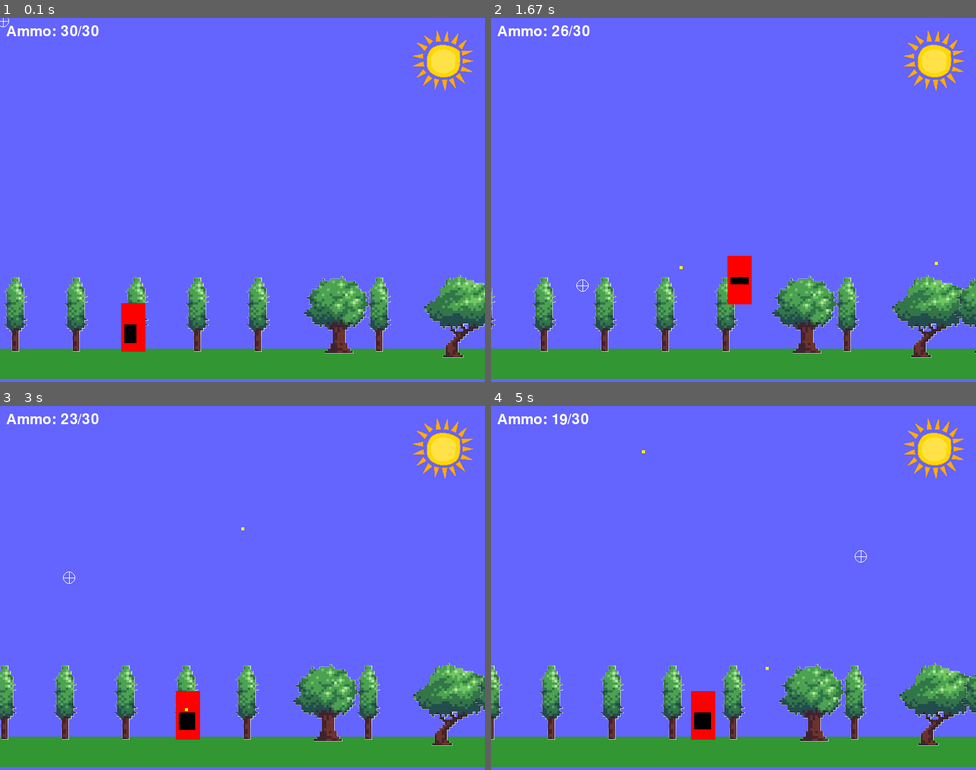
Above: before the commit, frames 1-4 (two rows, left to right).
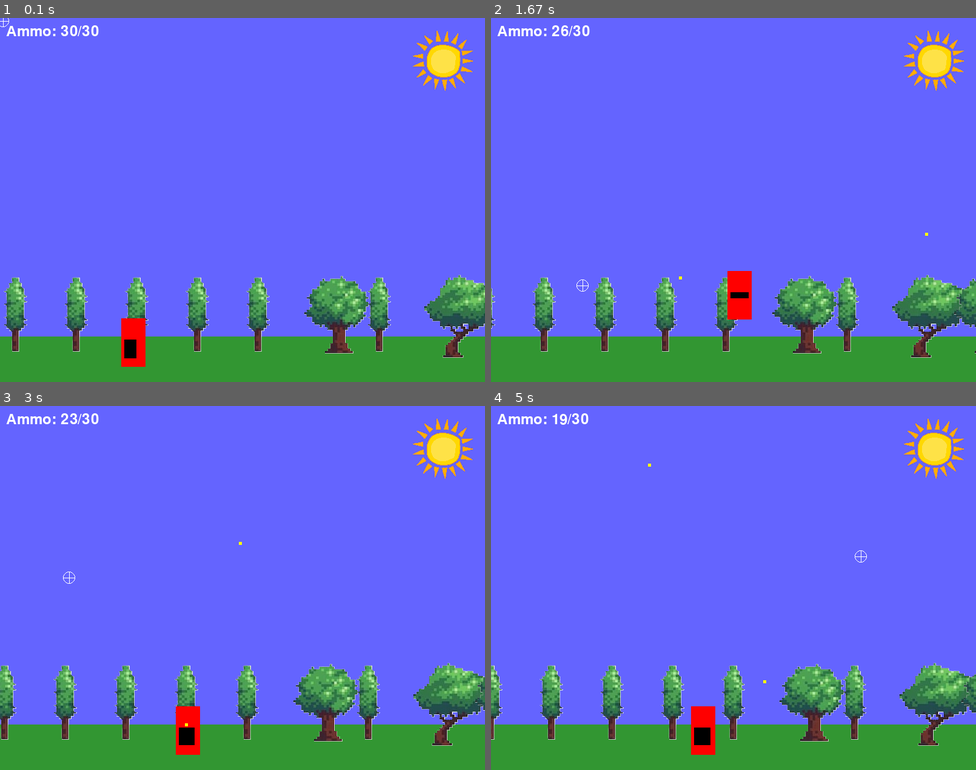
Above: after the commit, the same moments.

Repository: Phil-T1/pygame-test
Game: pygame game, started from main.py
The game is run twice, just before and just after one commit, with the same random seed, the same clock (stepped at 60 frames per second) and the same inputs.
Inputs (mouse positions are in pixels of both pictures, inside the frame that each line leads up to):
- Up to frame 1 (0.1 s): no input
- Up to frame 2 (1.67 s): click (733, 200) at 0.38 s; hold D 0.67-1.13 s; click (733, 221) at 0.75 s; hold W 1.17-1.47 s; click (782, 280) at 1.25 s; hold D from 1.5 s (still down); click (583, 287) at 1.58 s
- Up to frame 3 (3 s): release D at 1.97 s; hold A 2-2.53 s; click (300, 620) at 2.08 s; hold S 2.57-2.87 s; click (252, 464) at 2.65 s; hold A from 2.9 s (still down); click (67, 577) at 2.98 s
- Up to frame 4 (5 s): release A at 3.3 s; hold W 3.33-3.7 s; click (733, 631) at 3.42 s; hold D 3.73-4.37 s; click (917, 726) at 3.82 s; hold S 4.4-4.77 s; click (665, 511) at 4.48 s; hold A from 4.8 s (still down); click (859, 555) at 4.88 s

The runs differ from the first frame. In frame 1, 4.2% of the frame differs, in the area x 0-100%, y 78-100%; in frame 2, 4.3%, in the area x 0-100%, y 59-100%; in frame 3, 4.3%; in frame 4, 4.3%.

Commit message:
Fixed player floor setup.

Diff:
--- a/main.py
+++ b/main.py
@@ -11,6 +11,8 @@
 WINDOW_WIDTH = 800
 WINDOW_HEIGHT = 600
 FPS = 60
+GROUND_HEIGHT = 25  # Add ground height constant
+GROUND_MARGIN = 50  # Add ground margin constant
 
 # Colors
 BLACK = (0, 0, 0)
@@ -94,9 +96,9 @@
         self.rect.y = int(self.float_y)
 
         # Check for ground collision
-        if self.rect.bottom >= WINDOW_HEIGHT - 50:
+        if self.rect.bottom >= WINDOW_HEIGHT - GROUND_HEIGHT:
             # Only play sound if we just hit the ground this frame
-            if old_bottom < WINDOW_HEIGHT - 50:
+            if old_bottom < WINDOW_HEIGHT - GROUND_HEIGHT:
                 self.sounds.play_thump()
             self.kill()
         # Check for other boundaries
@@ -123,8 +125,8 @@
         self.rect.y += self.velocity_y
 
         # Ground collision
-        if self.rect.bottom > WINDOW_HEIGHT - 50:  # Ground level
-            self.rect.bottom = WINDOW_HEIGHT - 50
+        if self.rect.bottom > WINDOW_HEIGHT - GROUND_HEIGHT:  # Ground level
+            self.rect.bottom = WINDOW_HEIGHT - GROUND_HEIGHT
             self.velocity_y = 0
             self.is_jumping = False
 
@@ -190,7 +192,7 @@
         self.sounds = GameSounds()
 
         # Create sprites
-        self.player = Player(WINDOW_WIDTH // 4, WINDOW_HEIGHT - 80)
+        self.player = Player(WINDOW_WIDTH // 4, WINDOW_HEIGHT - GROUND_HEIGHT - PLAYER_HEIGHT)
         self.gun = Gun()
 
         # Create sprite groups
@@ -296,7 +298,7 @@
         # Draw scrolling ground
         ground_color = (50, 150, 50)  # Green ground
         pygame.draw.rect(self.screen, ground_color,
-                        (0, WINDOW_HEIGHT - 55, WINDOW_WIDTH, 50))
+                        (0, WINDOW_HEIGHT - GROUND_HEIGHT - GROUND_MARGIN, WINDOW_WIDTH, GROUND_HEIGHT + GROUND_MARGIN))
 
         # Draw trees with different variants
         for tree in self.tree_positions:
